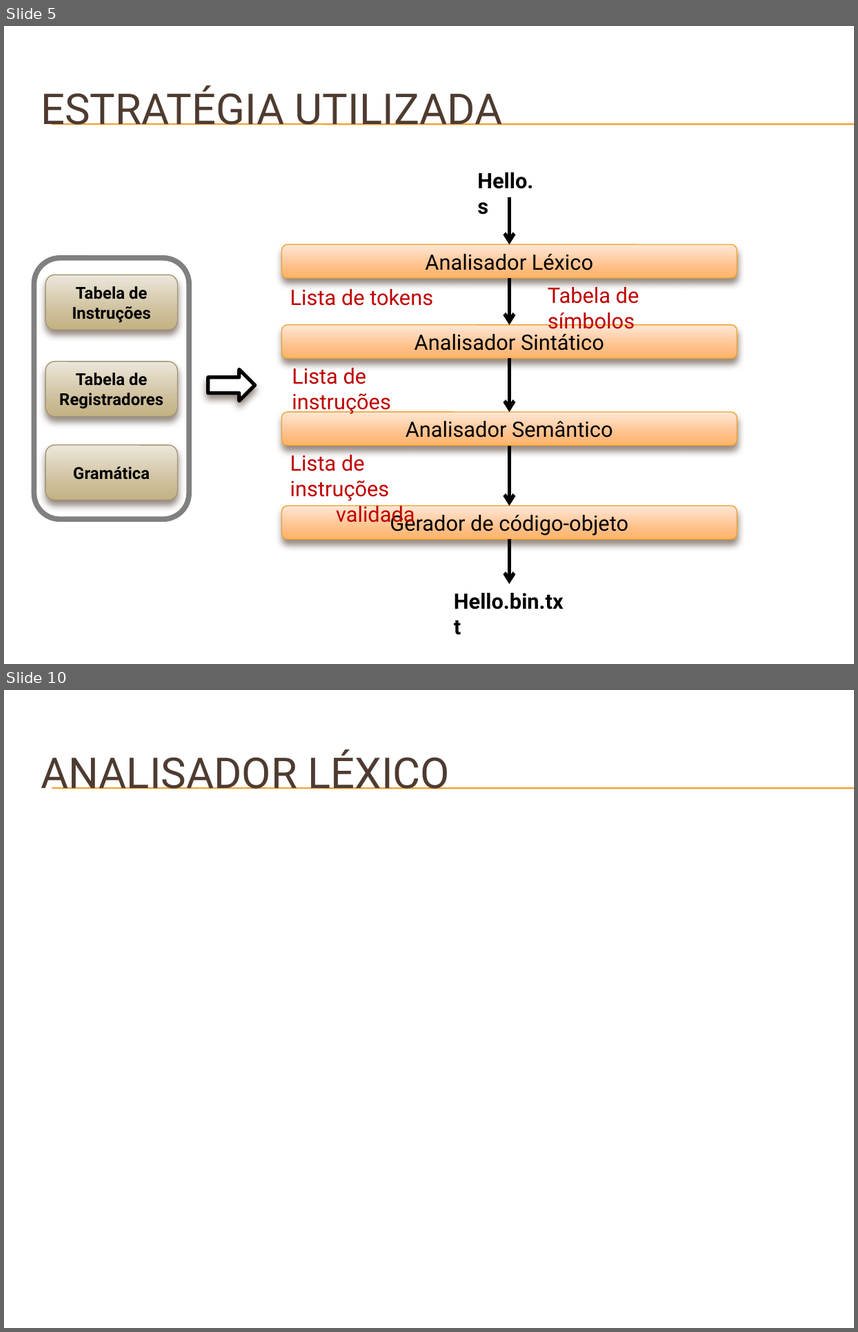
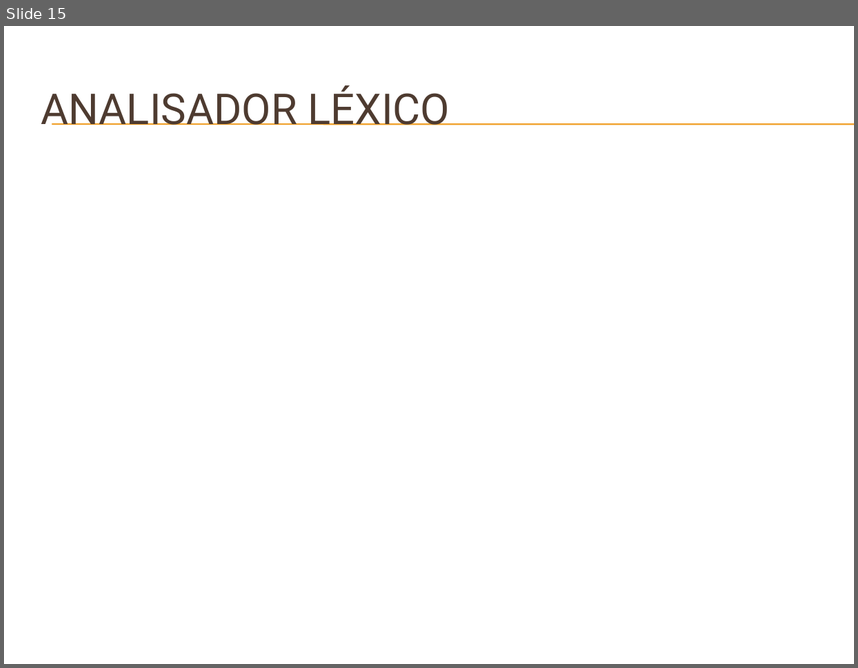
Before and after one commit to badershs/mips-assembler-unb, a slide deck: doc/Apresentação do GMAG – Software Básico.pptx. Shown one above the other, each under a label of ours: slides 5 and 10 before the commit, slide 15 after it; the slides between them are not shown. The pictures are 858x1332 and 858x668 pixels, drawn with LibreOffice and Linux fonts; fonts in the diff are those of the drawing; background and template pictures are left out. Boxes give left, top, right and bottom in pixels: in the first picture for what was removed or moved away, otherwise in the second. Text is boxed around its words. In the diff, an @@ line names an element or a change of style, - is before the commit and + after.

```diff
--- a/doc/Apresentação do GMAG – Software Básico.pptx
+++ b/doc/Apresentação do GMAG – Software Básico.pptx
@@ slide 5 removed at <box>4,26,854,664</box>, background picture (left out); not listed: 2 template elements that a slide beside it also shows @@
@@ title removed at <box>41,85,503,125</box> @@
-ESTRATÉGIA UTILIZADA
@@ text removed at <box>477,172,533,214</box> @@
-Hello.s
@@ arrow removed from (509, 198) to (509, 245) @@
@@ rounded rectangle removed at <box>282,245,737,278</box> @@
-Analisador Léxico
@@ group removed at <box>34,258,188,519</box>: 4 rounded rectangles @@
-Tabela de Instruções
-Tabela de Registradores
-Gramática
@@ text removed at <box>290,289,433,305</box> @@
-Lista de tokens
@@ arrow removed from (509, 278) to (509, 324) @@
@@ text removed at <box>548,284,639,334</box> @@
-Tabela de símbolos
@@ rounded rectangle removed at <box>282,324,737,357</box> @@
-Analisador Sintático
@@ right arrow removed at <box>208,370,254,401</box> @@
@@ text removed at <box>292,364,391,414</box> @@
-Lista de instruções
@@ arrow removed from (509, 359) to (509, 412) @@
@@ rounded rectangle removed at <box>282,412,737,445</box> @@
-Analisador Semântico
@@ text removed at <box>290,451,415,527</box> @@
-Lista de instruções
-validada
@@ arrow removed from (509, 445) to (509, 506) @@
@@ rounded rectangle removed at <box>282,506,737,539</box> @@
-Gerador de código-objeto
@@ arrow removed from (509, 539) to (509, 584) @@
@@ text removed at <box>454,592,564,609</box> @@
-Hello.bin.txt
@@ what was slide 10 is now slide 15 @@
```
Also in this commit, not shown: 2 slides changed, 16 slides added, 14 other slides removed.
